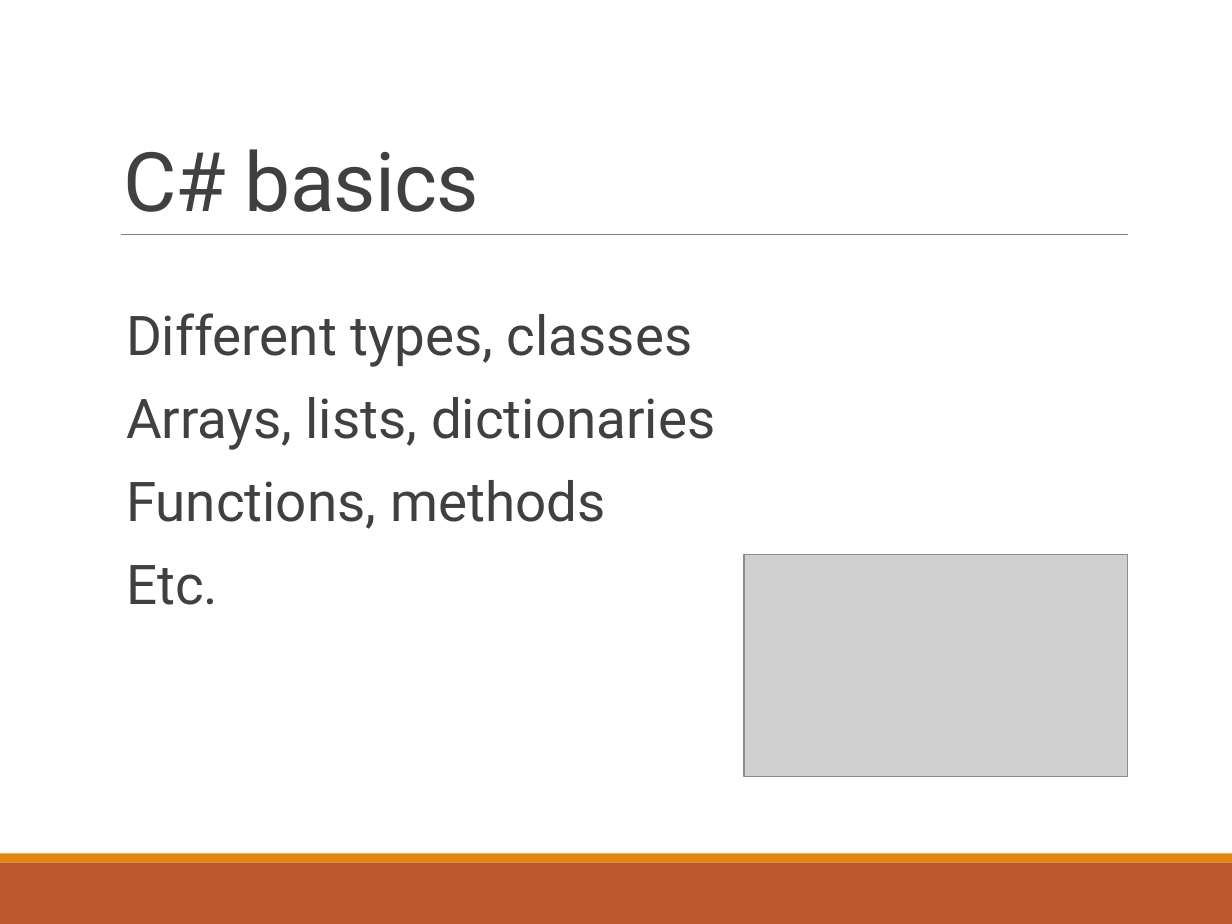
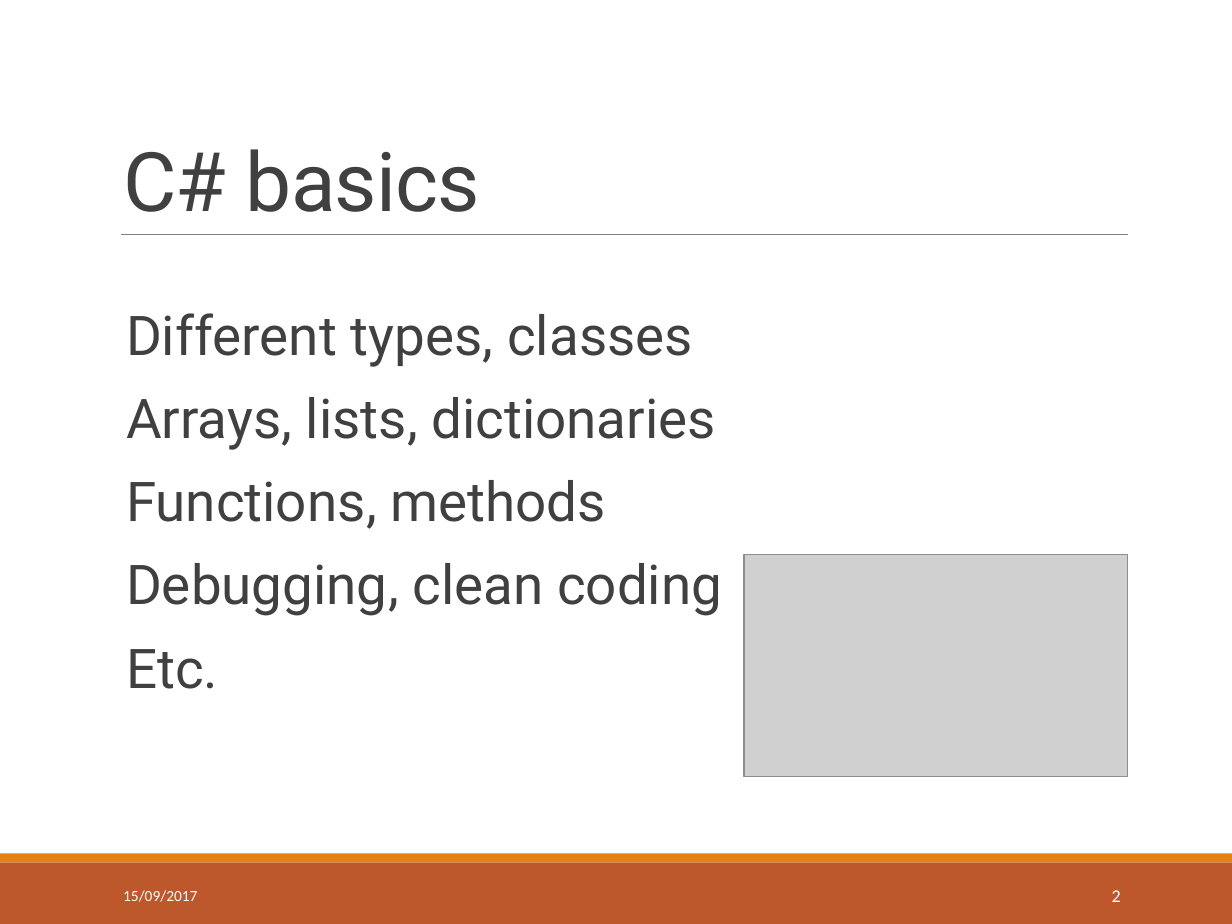
Before and after one commit to green-fox-academy/bpo106, a slide deck: slide 2 of week02/day05/demo/ppt-w02.pptx. Drawn at 1232x924 pixels with LibreOffice and Linux fonts; fonts in the diff are those of the drawing; grey boxes stand for pictures. Boxes give left, top, right and bottom in pixels: in the first picture for what was removed or moved away, otherwise in the second. Text is boxed around its words. In the diff, an @@ line names an element or a change of style, - is before the commit and + after.

```diff
--- a/week02/day05/demo/ppt-w02.pptx
+++ b/week02/day05/demo/ppt-w02.pptx
@@ text at box(126, 563, 722, 616): paragraph added @@
+  Debugging, clean coding
@@ text added at box(123, 890, 197, 902), 9 pt, text #FFFFFF @@
+15/09/2017
@@ page number added at box(1112, 890, 1121, 902), 10.5 pt, text #FFFFFF @@
+2
```
Also in this commit, not shown: 7 other slides changed.
